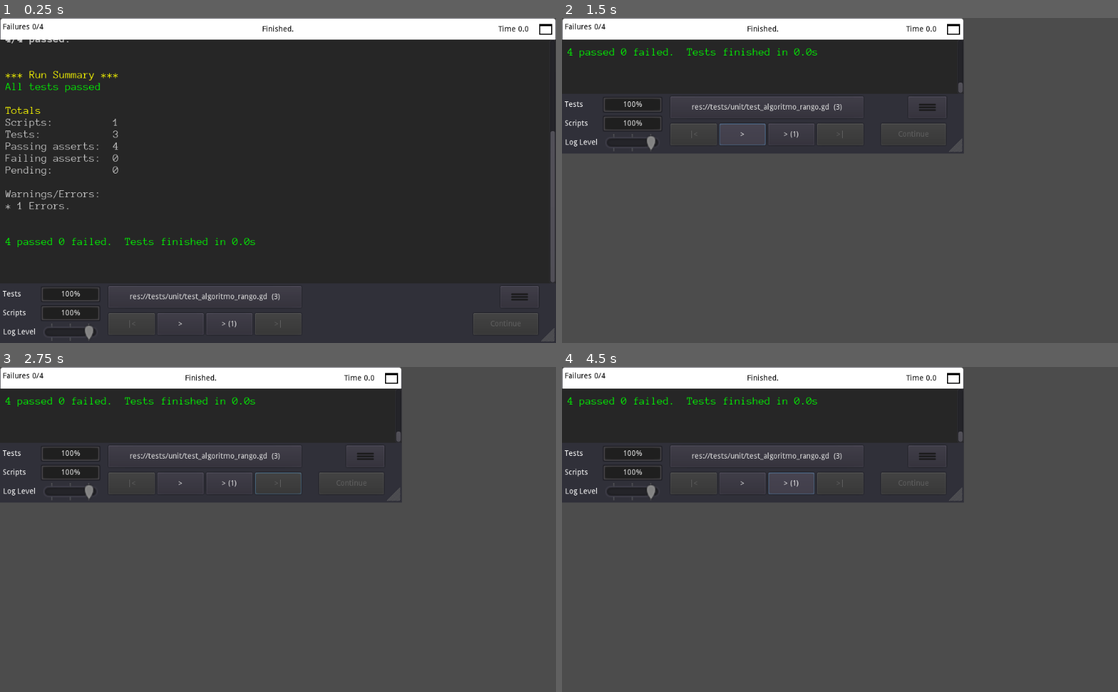
Above: before the commit, frames 1-4 (two rows, left to right).
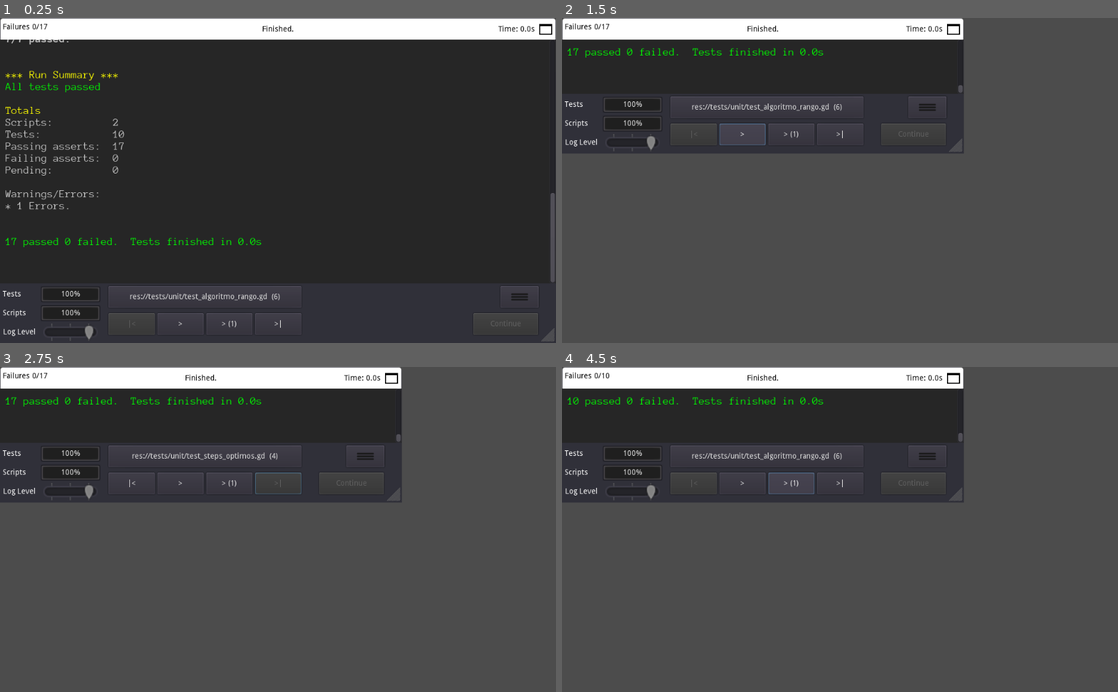
Above: after the commit, the same moments.

Repository: bulfonjf/POC_Rango
Game: Godot game, scene res://tests/tests.tscn
Same seed, same stepped clock (60 frames per second), same inputs: the game is played once before the commit and once after it. Before the commit the project has no main scene; this scene is started directly in both runs.
Inputs (mouse positions are in pixels of both pictures, inside the frame that each line leads up to):
- Up to frame 1 (0.25 s): no input
- Up to frame 2 (1.5 s): click (1106, 27) at 0.5 s; click ">" at 1.25 s
- Up to frame 3 (2.75 s): click (278, 484) at 2 s, where only the run after the commit has a clickable ">|"
- Up to frame 4 (4.5 s): click (695, 484) at 2.75 s, where only the run after the commit has a clickable "|<"; click "res://tests/unit/test_algorit…" at 3.5 s; click "> (1)" at 4.25 s

The runs differ from the first frame. In frame 1, 0.7% of the frame differs, in the area x 1-100%, y 1-96%; in frame 2, 0.5%; in frame 3, 0.8%, in the area x 1-73%, y 1-37%; in frame 4, 0.5%.

Commit message:
TODO poner mensaje al commit
4 vidas restantes

Diff:
--- /dev/null
+++ b/model/step.gd
@@ -0,0 +1,8 @@
+class_name Step
+
+var celda : Vector2
+var gasto : int
+
+func _init(_celda : Vector2, _gasto : int):
+    self.celda = _celda
+    self.gasto = _gasto
--- /dev/null
+++ b/model/step_nulo.gd
@@ -0,0 +1,5 @@
+extends Step
+class_name StepNulo
+
+func _init().(Vector2(0,0), 0):
+    pass
--- /dev/null
+++ b/model/steps_optimos.gd
@@ -0,0 +1,25 @@
+class_name StepsOptimos
+
+var steps : Array
+
+func _init(_steps : Array = []):
+    self.steps = []
+    for s in _steps:
+        if s is Step:
+            self.steps.append(s)
+
+func append(_step_to_add : Step):
+    var agregar = true
+    for step in self.steps:
+        if step.celda == _step_to_add.celda:
+            agregar = false
+            break
+
+    if agregar:
+        self.steps.append(_step_to_add)
+
+func get_by_celda(celda : Vector2) -> Step:
+    for step in self.steps:
+        if step.celda == celda:
+            return step
+    return StepNulo.new()
--- a/project.godot
+++ b/project.godot
@@ -8,9 +8,32 @@
 
 config_version=4
 
+_global_script_classes=[ {
+"base": "Reference",
+"class": "Step",
+"language": "GDScript",
+"path": "res://model/step.gd"
+}, {
+"base": "Step",
+"class": "StepNulo",
+"language": "GDScript",
+"path": "res://model/step_nulo.gd"
+}, {
+"base": "Reference",
+"class": "StepsOptimos",
+"language": "GDScript",
+"path": "res://model/steps_optimos.gd"
+} ]
+_global_script_class_icons={
+"Step": "",
+"StepNulo": "",
+"StepsOptimos": ""
+}
+
 [application]
 
 config/name="POC_Rango"
+run/main_scene="res://tests/tests.tscn"
 config/icon="res://icon.png"
 
 [autoload]
--- a/rango/modulo_rango.gd
+++ b/rango/modulo_rango.gd
@@ -1,81 +1,66 @@
 extends Node
 
-const max_int = 10000000
+func obtener_rango(centro : Vector2, radio : int) -> Array:
+	# numero de pasos del centro
+	var numero_paso = 0
+	# guardo el centro
+	var dic = {
+		# key: Vector2, value: int
+		centro: numero_paso
+	}
+	# obtengo celdas adyacentes del centro
+	var celdas_adyacentes = obtener_celdas_adyacentes(centro)
+	# por cada celda adyacente del centro evaluo el camino
+	for celda in celdas_adyacentes:
+		numero_paso = 0
+		evaluar_camino(celda, numero_paso, dic, radio)
 
-func obtener_rango(centro : Vector2, radio : int) -> Array:
-    # numero de pasos del centro
-    var numero_paso = 0
-    # guardo el centro
-    var dic = {
-        # key: Vector2, value: int
-        centro: numero_paso
-    }
-    # obtengo celdas adyacentes del centro
-    var celdas_adyacentes = obtener_celdas_adyacentes(centro)
-    # por cada celda adyacente del centro evaluo el camino
-    for celda in celdas_adyacentes:
-        numero_paso = 0
-        evaluar_camino(celda, numero_paso, dic, radio)
-
-    return dic.keys()
+	return dic.keys()
 
 func evaluar_camino(celda : Vector2, numero_paso : int, dic : Dictionary, radio: int):
-    #evaluar si el numero de paso es menor al radio
-    #si la celda {celda:numero_paso} no existe o ya fue anotada en forma menos optima
-    #guardarla
-    #sumarle uno al paso
-    #sacar celdas adyacentes
-    #llamarse a si misma por cada celda con el paso incrementado
+	#evaluar si el numero de paso es menor al radio => si_celda_dentro_de_radio(radio, numero_paso)
+	#si la celda {celda:numero_paso} no existe o ya fue anotada en forma menos optima
+	#guardarla
+	#sumarle uno al paso
+	#sacar celdas adyacentes
+	#llamarse a si misma por cada celda con el paso incrementado
 
-    if numero_paso <= radio:
-        var valor_guardado = dic.get(celda, null)
-        var continuar_evaluando = false
-        # si no existe la celda, guardala
-        if valor_guardado == null:
-            dic[celda] = numero_paso
-            continuar_evaluando = true
-        # si existe pero con un path mas largo, pisalo asi queda el path mas optimo
-        elif valor_guardado > numero_paso:
-            dic[celda] =  numero_paso
-            continuar_evaluando = true
-        # si existe la celda y ya tenia un path optimo, no haga nada
-        else:
-            continuar_evaluando = false
-            pass
+	if si_recursos_disponible_para_realizar_el_step(numero_paso, radio):
+		var valor_guardado = dic.get(celda, null)
+		var continuar_evaluando = false
+		# si no existe la celda, guardala
+		# o si existe pero con un path mas largo, pisalo asi queda el path mas optimo
+		if valor_guardado == null || valor_guardado > numero_paso:
+			dic[celda] = numero_paso
+			continuar_evaluando = true
+		# si existe la celda y ya tenia un path optimo, no haga nada
+		else:
+			continuar_evaluando = false
+			pass
 
-        if continuar_evaluando:
-            numero_paso += 1
-            var celdas_adyacentes = obtener_celdas_adyacentes(celda)
-            for ca in celdas_adyacentes:
-                evaluar_camino(ca, numero_paso, dic, radio)
-        else:
-            # no seguir evaluando este camino
-            pass
-    else:
-        # me las pico
-        pass
+		if continuar_evaluando:
+			numero_paso += 1
+			var celdas_adyacentes = obtener_celdas_adyacentes(celda)
+			for ca in celdas_adyacentes:
+				evaluar_camino(ca, numero_paso, dic, radio)
+		else:
+			# no seguir evaluando este camino
+			pass
+	else:
+		# me las pico
+		pass
+
+func si_recursos_disponible_para_realizar_el_step(gasto_de_recurso : int, total_de_recurso : int) -> bool:
+	return gasto_de_recurso <= total_de_recurso
+
+func si_step_es_optimo(step : Dictionary, steps_optimos : StepsOptimos) -> bool:
+	var step_registrado = steps_optimos.get_by_celda(step.celda)
+	return step_registrado is StepNulo || step.gasto < step_registrado.gasto
 
 func obtener_celdas_adyacentes(celda : Vector2) -> Array:
-    var celda_izquierda = celda + Vector2.LEFT
-    var celda_derecha = celda + Vector2.RIGHT
-    var celda_superior = celda + Vector2.UP
-    var celda_inferior = celda + Vector2.DOWN
+	var celda_izquierda = celda + Vector2.LEFT
+	var celda_derecha = celda + Vector2.RIGHT
+	var celda_superior = celda + Vector2.UP
+	var celda_inferior = celda + Vector2.DOWN
 
-    return [celda_izquierda, celda_derecha, celda_superior, celda_inferior]
-
-# Centro llama "evaluar camino" por cada celda adyacente (4, izq, derecha, arriba, abajo):
-# evaluar_camino(): --recursiva que se va a cortar.
-
-# centro
-# pido celdas adyacentes (centro) -array
-# asignar un valor a cada celda
-# array comparo si ya estan evaluadas optimamente
-# guardarlas
-# si el valor es menor al rango:
-# repetir
-#  1
-# 101
-#  1
-# for celda in celda adyacentes()
-# array comparo si ya estan evaluadas no
-# pido celdas adyacentes ()
+	return [celda_izquierda, celda_derecha, celda_superior, celda_inferior]
--- a/tests/unit/test_algoritmo_rango.gd
+++ b/tests/unit/test_algoritmo_rango.gd
@@ -5,25 +5,96 @@
 	assert_true(ModuloRango != null, "ModuloRango no es null")
 	assert_true(ModuloRango.get_parent() == get_tree().get_root(), "ModuloRango es hijo directo del root (Singleton)")
 
-func test_obtener_rango_devuelve_un_array():
+func test_obtener_rango_devuelve_tipo_de_dato_array():
 	# Act
 	var resultado = ModuloRango.obtener_rango(Vector2(0,0), 0)
 
 	# Assert
 	assert_true(resultado is Array, "obtener rango devolvio un array")
 
-func test_obtener_rango_desde_centro_y_radio_devuelve_Array_de_Vector2():
+func test_obtener_rango_desde_centro_y_radio_devuelve_un_conjunto_de_celdas_de_steps_optimos():
 	# Arrange
 	var centro = Vector2(0,4)
 	var radio = 2
-	var resultadoEsperado = [ Vector2(0,4), # CENTRO
+	var resultado_esperado = [ Vector2(0,4), # CENTRO
 		Vector2(-2,4), Vector2(-1,4), Vector2(1,4), Vector2(2,4), # VARIACION EJE X
 		Vector2(0,2), Vector2(0,3), Vector2(0,5), Vector2(0,6), # VARIACION EJE Y
 		Vector2(1,5), Vector2(1,3), Vector2(-1,3), Vector2(-1,5), # VARIACION DE LAS DOS DIAG EN 1
 	]
 
 	# Act
-	var resultadoObtenido = ModuloRango.obtener_rango(centro, radio)
+	var resultado_obtenido = ModuloRango.obtener_rango(centro, radio)
 
 	# Assert
-	assert_eq(resultadoEsperado.sort(), resultadoObtenido.sort())
+	assert_eq(resultado_obtenido.sort(), resultado_esperado.sort())
+
+func test_obtener_celdas_adyacentes_devuelve_array_de_Vector2_adyacentes_al_centro():
+	var test_suite = [
+		{
+			nombre = "desde el vector (0,0), debe devolver 1, -1 y 0 segun el eje",
+			centro = Vector2(0,0),
+			resultado_esperado = [Vector2(1,0), Vector2(-1,0), Vector2(0,1), Vector2(0,-1)],
+		},
+		{
+			nombre = "desde el vector (-1,2), debe devolver las celdas adyacentes",
+			centro = Vector2(-1,2),
+			resultado_esperado = [Vector2(-2,2), Vector2(0,2), Vector2(-1,1), Vector2(-1,3)],
+		},
+	]
+
+	for tc in test_suite:
+		print(tc.nombre)
+		var resultado_obtenido = ModuloRango.obtener_celdas_adyacentes(tc.centro)
+		assert_eq(resultado_obtenido.sort(), tc.resultado_esperado.sort())
+
+func test_si_recursos_disponible_para_realizar_el_step():
+	# Arrange
+	var test_suite = [
+		{
+			nombre = "recursos disponibles - debe retornar true",
+			total_de_recurso  = 3,
+			gasto_de_recurso = 2,
+			resultado_esperado = true
+		},
+		{
+			nombre = "recursos no disponibles - debe retornar false",
+			total_de_recurso  = 2,
+			gasto_de_recurso = 6,
+			resultado_esperado = false
+		},
+	]
+
+	# Act
+	for tc in test_suite:
+		print(tc.nombre)
+		var resultado_obtenido = ModuloRango.si_recursos_disponible_para_realizar_el_step(tc.gasto_de_recurso, tc.total_de_recurso)
+		# Assert
+		assert_eq(resultado_obtenido, tc.resultado_esperado)
+
+func test_si_step_es_optimo():
+	# Arrange
+	var test_suite = [
+		{
+			nombre = "step optimo - debe devolver true",
+			step = {"celda": Vector2(0,0), "gasto": 1},
+			steps_optimos = StepsOptimos.new([
+				Step.new(Vector2(0,0), 2),
+				Step.new(Vector2(0,0), 3),
+			]),
+			resultado_esperado = true,
+		},
+		{
+			nombre = "step no optimo - debe devolver false",
+			step = {"celda": Vector2(0,0), "gasto": 7},
+			steps_optimos = StepsOptimos.new([
+				Step.new(Vector2(0,0), 2),
+				Step.new(Vector2(0,0), 3),
+			]),
+			resultado_esperado = false,
+		},
+	]
+
+	for tc in test_suite:
+		print(tc.nombre)
+		var resultado_obtenido = ModuloRango.si_step_es_optimo(tc.step, tc.steps_optimos)
+		assert_eq(resultado_obtenido, tc.resultado_esperado)
--- /dev/null
+++ b/tests/unit/test_steps_optimos.gd
@@ -0,0 +1,77 @@
+extends "res://addons/gut/test.gd"
+
+func test_init_parametro_default():
+    # Arrange
+    var resultado_esperado = []
+
+    # Act
+    var resultado_obtenido = StepsOptimos.new()
+
+    #Assert
+    assert_is(resultado_obtenido, StepsOptimos)
+    assert_eq(resultado_obtenido.steps, resultado_esperado)
+
+func test_init():
+    # Arrange
+    var test_suite = [
+        {
+            nombre = "pasando array vacio - debe crear una instancia de StepOptimos sin steps",
+            steps = [],
+            resultado_esperado = [],
+        },
+    ]
+
+    for tc in test_suite:
+        # Act
+        var resultado_obtenido = StepsOptimos.new(tc.steps)
+
+        #Assert
+        assert_is(resultado_obtenido, StepsOptimos)
+        assert_eq(resultado_obtenido.steps, tc.resultado_esperado)
+
+func test_append_debe_agregar():
+	# Arrange
+	var test_suite = [
+		{
+			nombre = "sin steps registrados - debe agregar",
+			step = Step.new(Vector2(0,0), 3),
+			steps_registrados = []
+		},
+		{
+			nombre = "step no está en los steps registrados - debe agregar",
+			step = Step.new(Vector2(0,3), 3),
+			steps_registrados = [
+				Step.new(Vector2(0,1), 3),
+				Step.new(Vector2(0,2), 3)
+			],
+		},
+	]
+
+	# Act
+	for tc in test_suite:
+		var sut = StepsOptimos.new(tc.steps_registrados)
+		sut.append(tc.step)
+
+		#Assert
+		assert_true(tc.step in sut.steps)
+
+func test_append_no_debe_agregar():
+	# Arrange
+	var test_suite = [
+		{
+			nombre = "step ya registrado - no debe agregar",
+			step = Step.new(Vector2(0,1), 2),
+			steps_registrados = [
+				Step.new(Vector2(0,1), 3),
+				Step.new(Vector2(0,2), 3)
+			],
+		},
+	]
+
+	# Act
+	for tc in test_suite:
+		var sut = StepsOptimos.new(tc.steps_registrados)
+		sut.append(tc.step)
+
+		#Assert
+		assert_false(tc.step in sut.steps)
Not shown, changed: README.md
